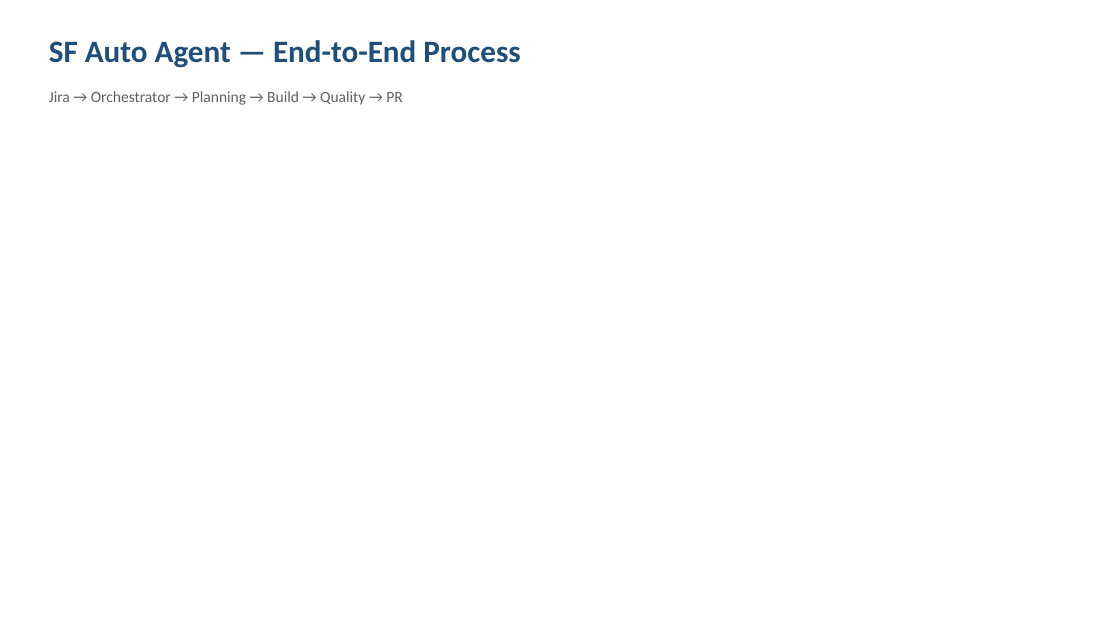
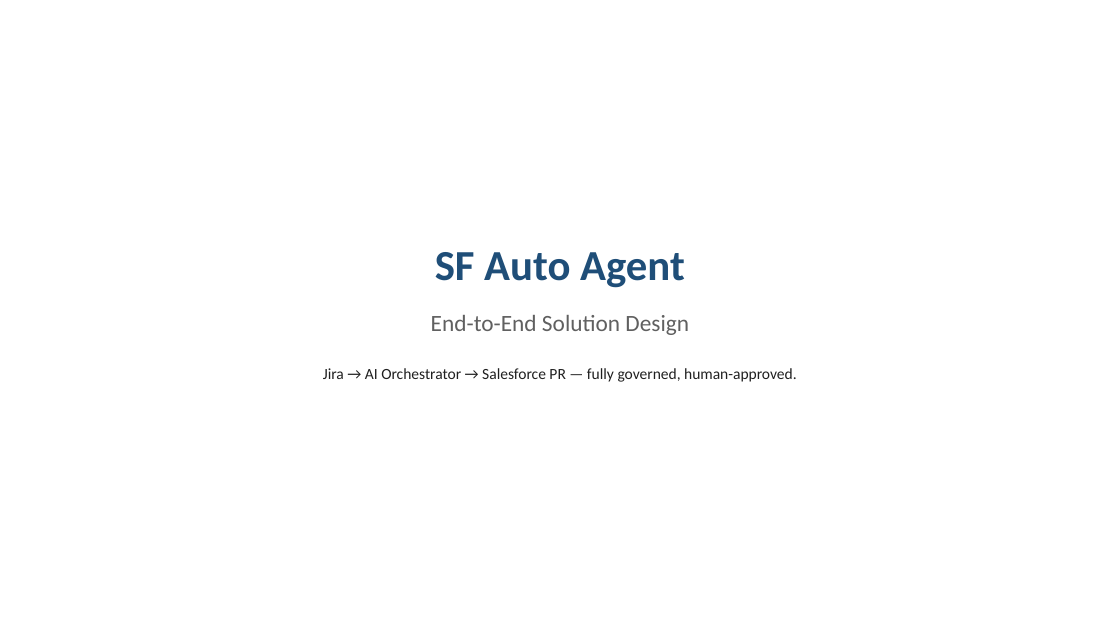
Before and after one commit to thanhtv368/sf-auto-agent, a slide deck: slide 1 of docs/sf-auto-agent-design.pptx. Drawn at 1120x630 pixels with LibreOffice and Linux fonts; fonts in the diff are those of the drawing. Boxes give left, top, right and bottom in pixels: in the first picture for what was removed or moved away, otherwise in the second. Text is boxed around its words. In the diff, an @@ line names an element or a change of style, - is before the commit and + after.

```diff
--- a/docs/sf-auto-agent-design.pptx
+++ b/docs/sf-auto-agent-design.pptx
@@ text removed at box(49, 91, 402, 105) @@
-Jira → Orchestrator → Planning → Build → Quality → PR
@@ text at box(435, 252, 685, 288): text changed; size 32 to 44 pt @@
-SF Auto Agent — End-to-End Process
+SF Auto Agent
@@ text added at box(431, 315, 689, 335), 24 pt, text #606060 @@
+End-to-End Solution Design
@@ text added at box(323, 368, 797, 382), 16 pt, text #202020 @@
+Jira → AI Orchestrator → Salesforce PR — fully governed, human-approved.
```
Also in this commit, not shown: 3 other slides changed.
